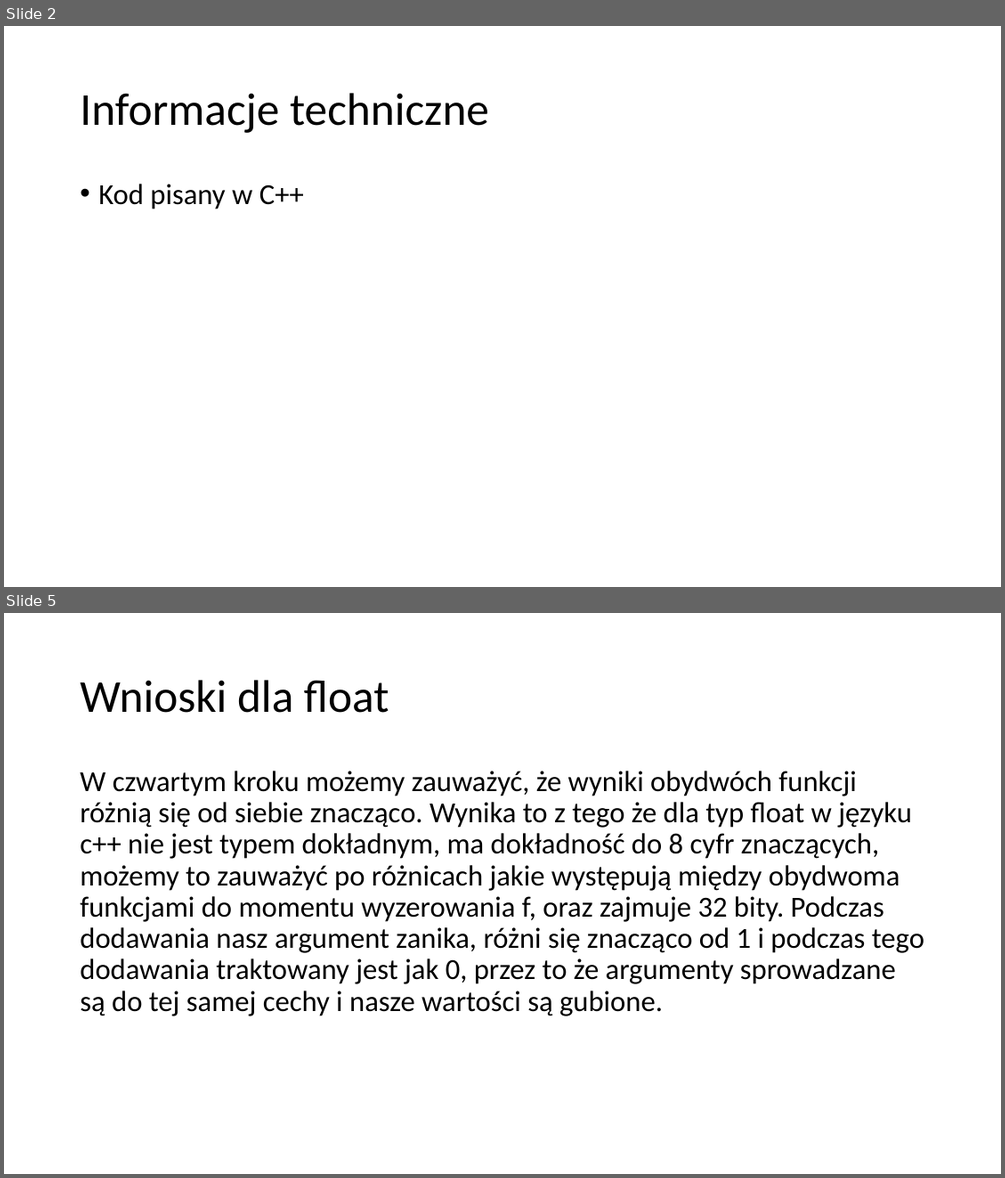
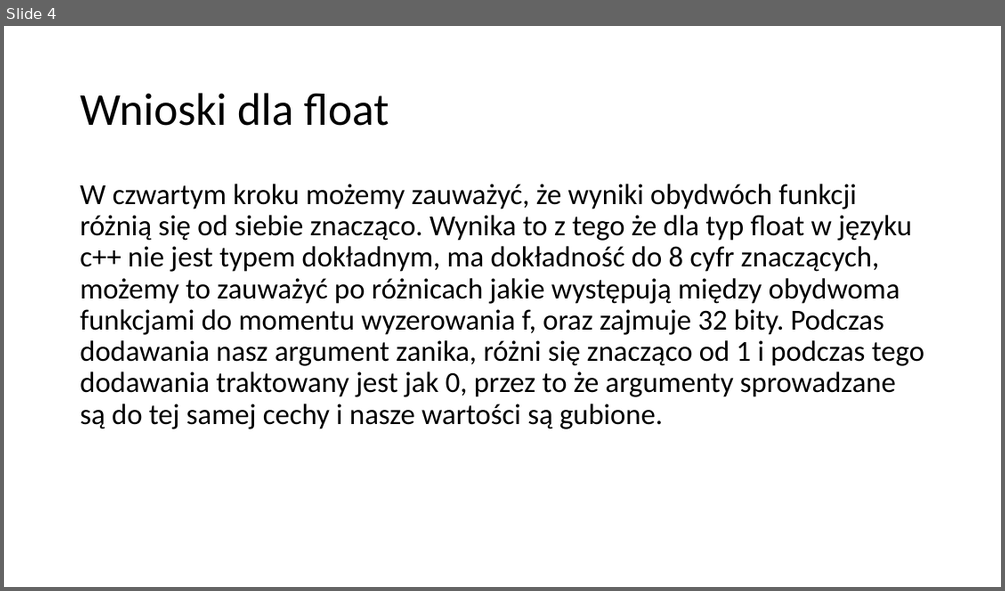
Before and after one commit to NiEkOKsU/Computation_Methods_for_Science_and_Technology, a slide deck: lab1/Laboratorium 1, zadanie 3.pptx. Shown one above the other, each under a label of ours: slides 2 and 5 before the commit, slide 4 after it; the slides between them are not shown. The pictures are 1005x1178 and 1005x591 pixels, drawn with LibreOffice and Linux fonts; fonts in the diff are those of the drawing. Boxes give left, top, right and bottom in pixels: in the first picture for what was removed or moved away, otherwise in the second. Text is boxed around its words. In the diff, an @@ line names an element or a change of style, - is before the commit and + after.

```diff
--- a/lab1/Laboratorium 1, zadanie 3.pptx
+++ b/lab1/Laboratorium 1, zadanie 3.pptx
@@ slide 2 removed at [4, 26, 1001, 587], background #FFFFFF @@
@@ title removed at [80, 93, 489, 133] @@
-Informacje techniczne
@@ text removed at [98, 184, 304, 209] @@
-• Kod pisany w C++
@@ what was slide 5 is now slide 4 @@
```
Also in this commit, not shown: 2 slides changed, 1 slide added, 22 other files.
